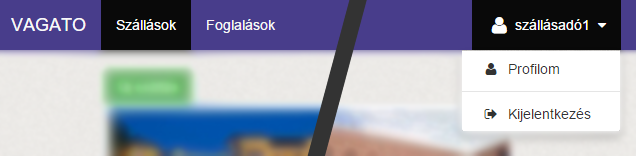
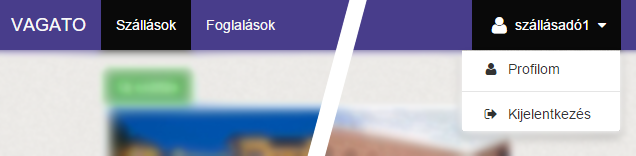
Before/after of a 636×156 layered artwork. What changed in the layer stack:
hid "Background" over [307, 0, 367, 156]
